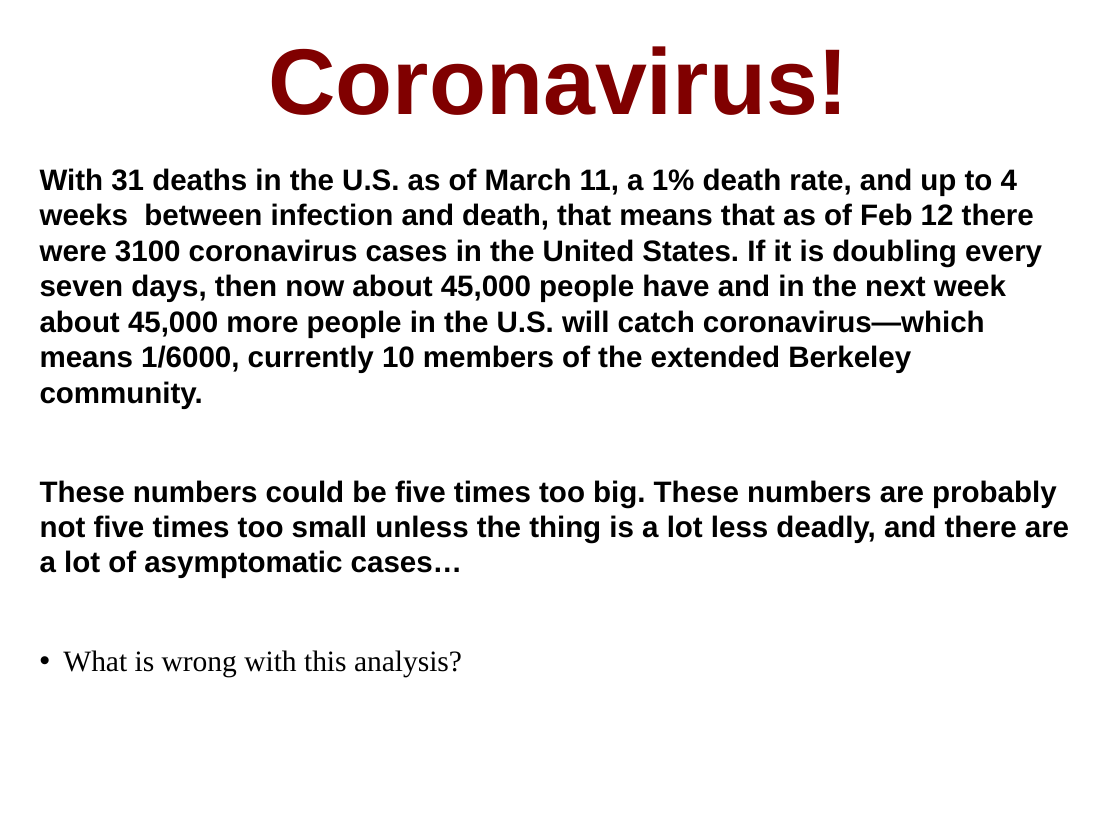
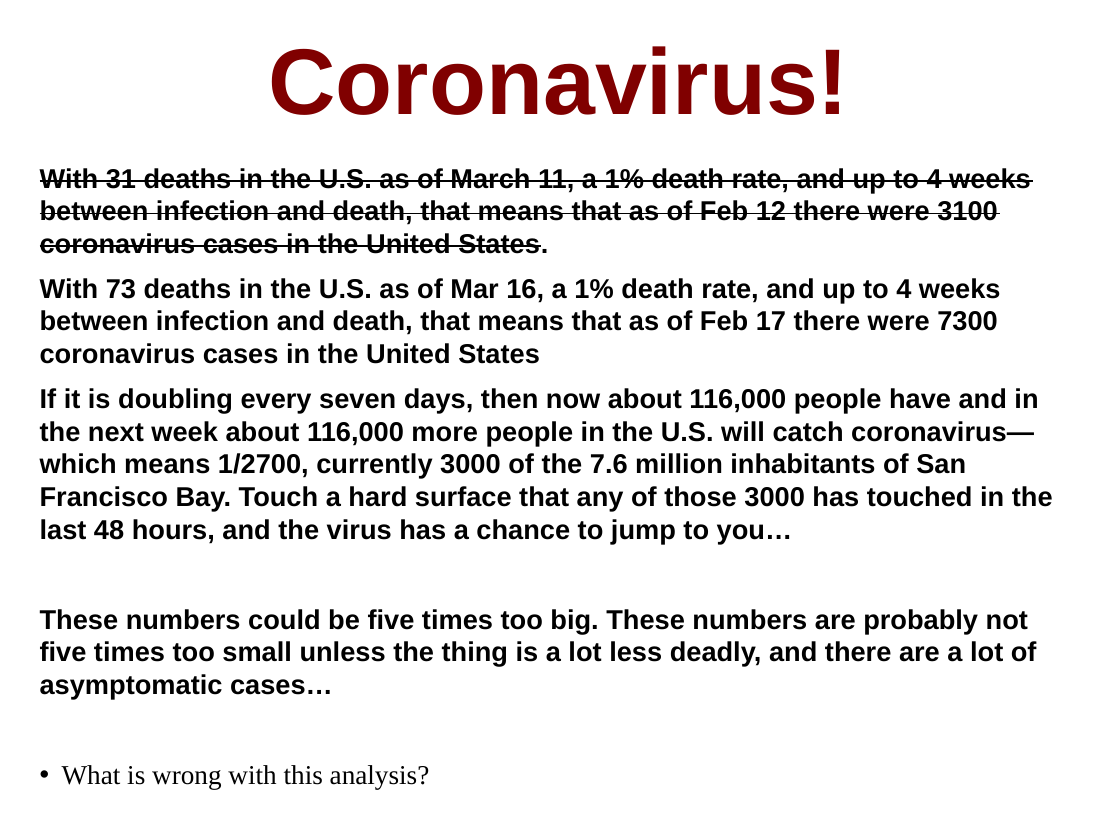
Before and after one commit to DavidLJ/public-files, a slide deck: slide 1 of coronavirus.pptx. Drawn at 1120x840 pixels with LibreOffice and Linux fonts; fonts in the diff are those of the drawing. Boxes give left, top, right and bottom in pixels: in the first picture for what was removed or moved away, otherwise in the second. Text is boxed around its words. In the diff, an @@ line names an element or a change of style, - is before the commit and + after.

```diff
--- a/coronavirus.pptx
+++ b/coronavirus.pptx
@@ text at box(40, 168, 1053, 544): text changed; size 19 to 17.5 pt @@
-With 31 deaths in the U.S. as of March 11, a 1% death rate, and up to 4 weeks between infection and death, that means that as of Feb 12 there were 3100 coronavirus cases in the United States. If it is doubling every seven days, then now about 45,000 people have and in the next week about 45,000 more people in the U.S. will catch coronavirus—which means 1/6000, currently 10 members of the extended Berkeley community.
+With 31 deaths in the U.S. as of March 11, a 1% death rate, and up to 4 weeks between infection and death, that means that as of Feb 12 there were 3100 coronavirus cases in the United States.
+With 73 deaths in the U.S. as of Mar 16, a 1% death rate, and up to 4 weeks between infection and death, that means that as of Feb 17 there were 7300 coronavirus cases in the United States
+If it is doubling every seven days, then now about 116,000 people have and in the next week about 116,000 more people in the U.S. will catch coronavirus—which means 1/2700, currently 3000 of the 7.6 million inhabitants of San Francisco Bay. Touch a hard surface that any of those 3000 has touched in the last 48 hours, and the virus has a chance to jump to you…
@@ text at box(40, 609, 1037, 789): size 19 to 17.5 pt in "These numbers could be five times too ...", "What is wrong with this analysis?"; less space between paragraphs; indent changed @@
```
Also in this commit, not shown: 4 other slides changed, 1 slide added, 1 slide removed.
